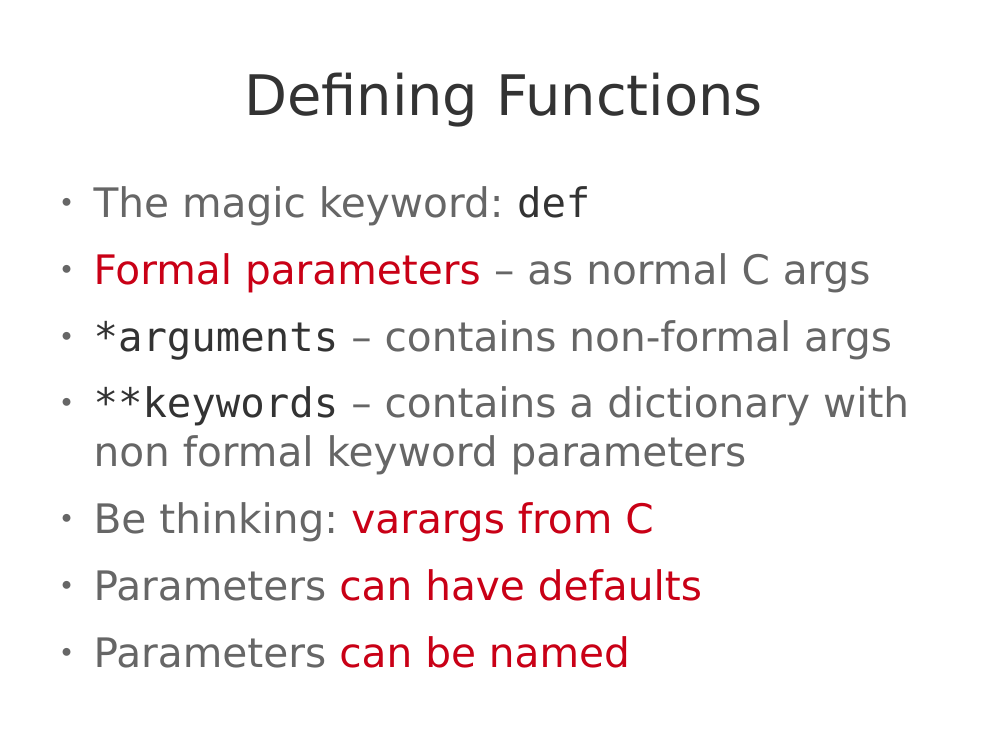
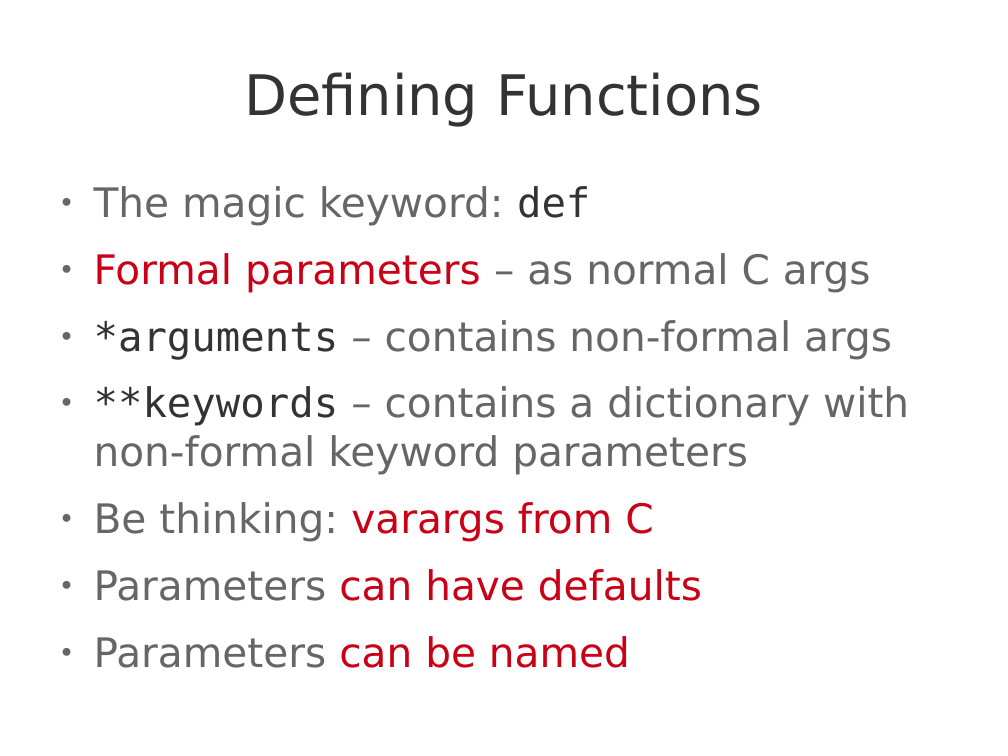
Before and after one commit to theonewolf/15-441-Recitation-Sessions, a slide deck: slide 37 of recitation4/src/recitation4.odp. Drawn at 1008x756 pixels with LibreOffice and Linux fonts; fonts in the diff are those of the drawing. Boxes give left, top, right and bottom in pixels: in the first picture for what was removed or moved away, otherwise in the second. Text is boxed around its words. In the diff, an @@ line names an element or a change of style, - is before the commit and + after.

```diff
--- a/recitation4/src/recitation4.odp
+++ b/recitation4/src/recitation4.odp
@@ text at (94, 386, 909, 475): text changed @@
-● **keywords – contains a dictionary with non formal keyword parameters
+● **keywords – contains a dictionary with non-formal keyword parameters
```
Also in this commit, not shown: 2 other slides changed, 1 other file.
